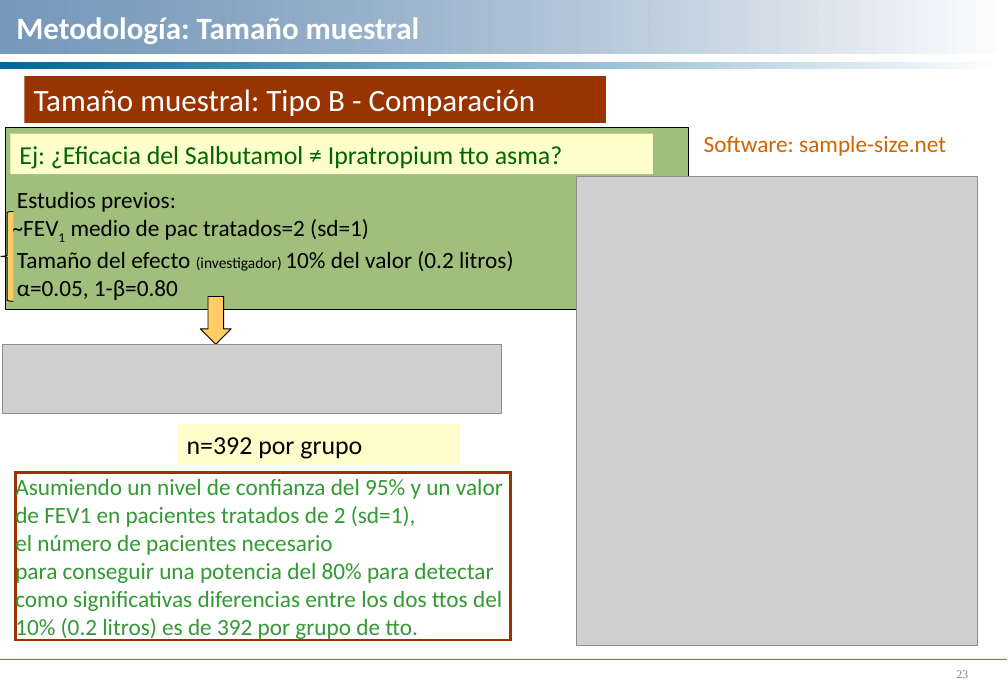
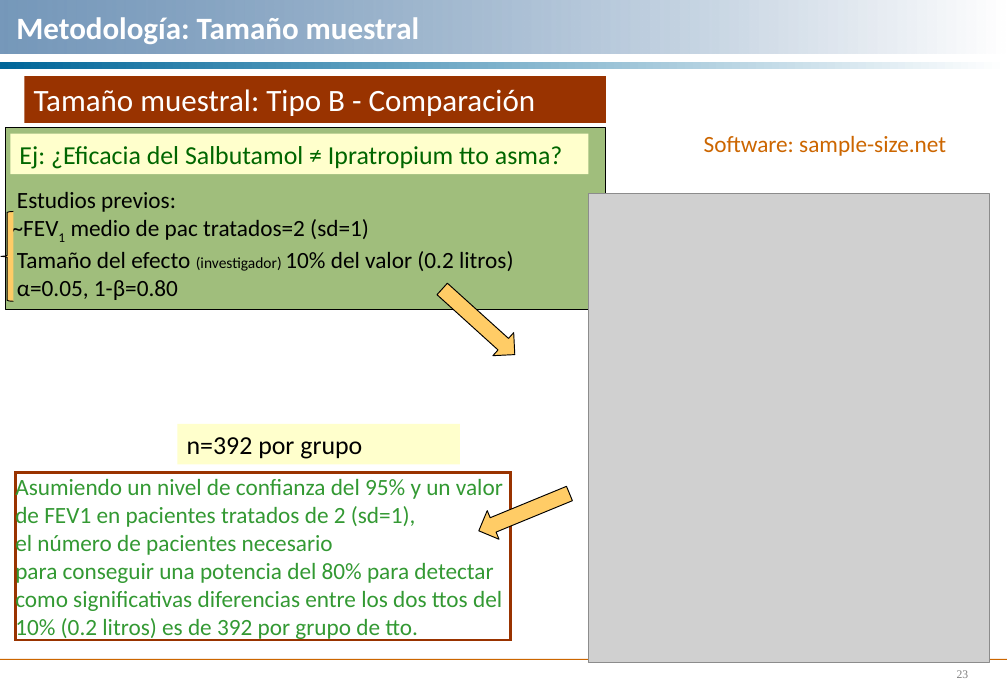
Before and after one commit to ibaitamayo/Taller_PI, a slide deck: slide 23 of Taller 2/Metodología. Taller.ppt. Drawn at 1008x698 pixels with LibreOffice and Linux fonts; fonts in the diff are those of the drawing; grey boxes stand for pictures. Boxes give left, top, right and bottom in pixels: in the first picture for what was removed or moved away, otherwise in the second. Text is boxed around its words. In the diff, an @@ line names an element or a change of style, - is before the commit and + after.

```diff
--- a/Taller 2/Metodología. Taller.ppt
+++ b/Taller 2/Metodología. Taller.ppt
@@ rectangle: place and size @@
-rectangle at [6, 127, 688, 310]
+rectangle at [6, 127, 605, 310]
@@ rectangle "Ej: ¿Eficacia del Salbutamol ≠ ...": place and size @@
-rectangle "Ej: ¿Eficacia del Salbutamol ≠ ..." at [10, 134, 653, 175]
+rectangle "Ej: ¿Eficacia del Salbutamol ≠ ..." at [10, 134, 588, 175]
@@ picture: place and size @@
-picture at [576, 177, 976, 645]
+picture at [588, 193, 988, 662]
@@ down arrow removed at [200, 297, 231, 344] @@
@@ down arrow added at [432, 277, 525, 365], fill #FFCC66, outline #000000 0.74 pt @@
@@ picture removed at [2, 344, 501, 414] @@
@@ down arrow added at [473, 479, 575, 545], fill #FFCC66, outline #000000 0.74 pt @@
```
Also in this commit, not shown: 12 other slides changed, 12 slides added, 2 other files.
